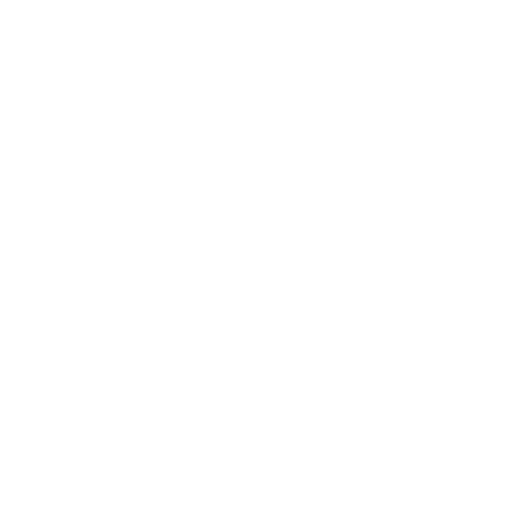
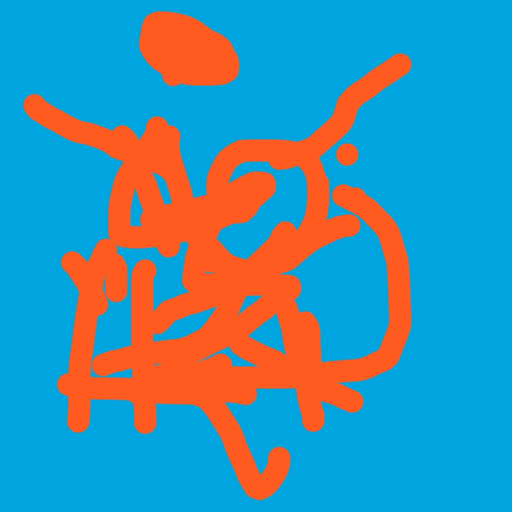
Layers edited between the first and the second 512px x 512px image:
added layer "_orange" above "_dirt" over [0, 0, 512, 512]
